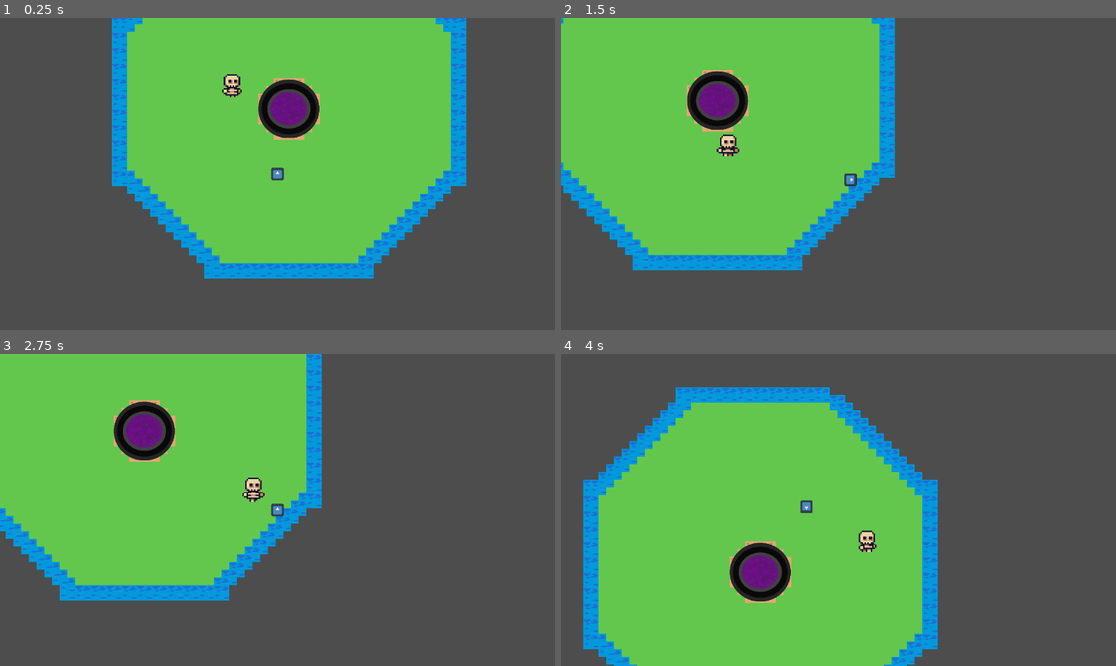
Above: before the commit, frames 1-4 (two rows, left to right).
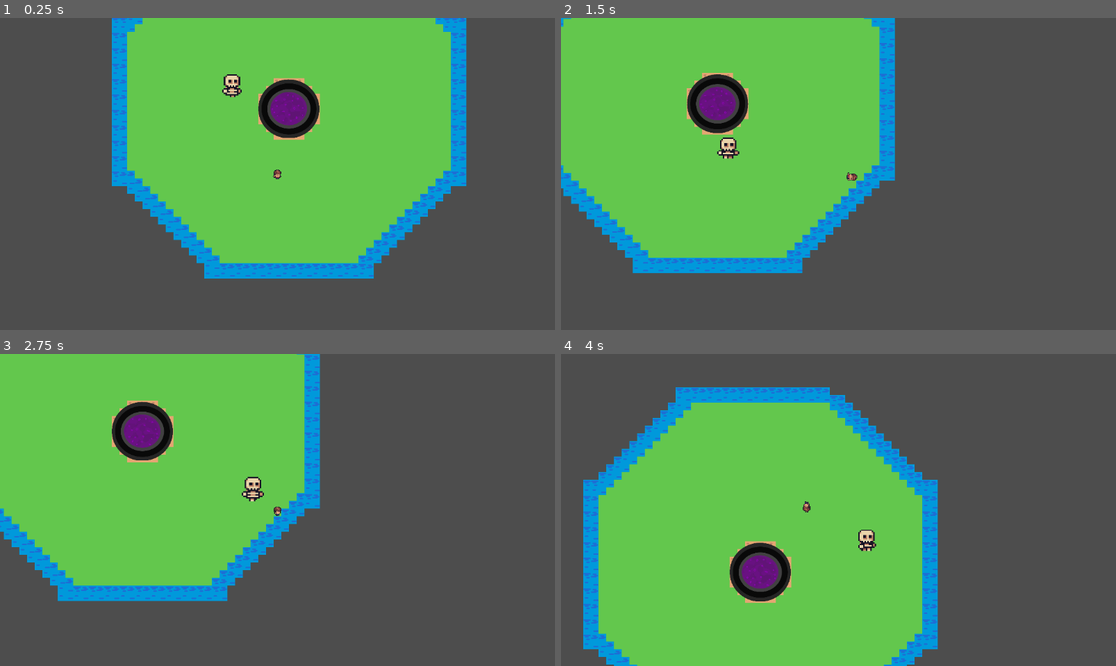
Above: after the commit, the same moments.

Repository: archimbald4488/FGJ2025
Game: Godot game, scene res://scenes/map.tscn
Two runs of this game, one before a commit and one after it. Both use one fixed random seed, a clock stepped at 60 frames per second and the inputs below. The engine's default icon, where the game draws it, is replaced by a stand-in: a white triangle on a blue panel in a dark square.
Inputs:
- Up to frame 1 (0.25 s): no input
- Up to frame 2 (1.5 s): hold D (right) 0.53-1.28 s; tap Space (attack) at 0.6, 1.35 s; hold S (down) from 1.28 s (still down)
- Up to frame 3 (2.75 s): release S (down) at 2.03 s; hold D (right) from 2.03 s (still down); tap Space (attack) at 2.1 s
- Up to frame 4 (4 s): release D (right) at 2.78 s; hold W (up) 2.78-3.53 s; tap Space (attack) at 2.85, 3.6 s; hold A (left) from 3.53 s (still down)

The runs differ from the first frame. In frame 1, 0.1% of the frame differs, in the area x 48-52%, y 47-53%; in frame 2, 3.8%, in the area x 0-61%, y 0-82%; in frame 3, 2.8%; in frame 4, 0.2%.

Commit message:
Update player sprite and new animations

Diff:
--- a/scenes/player/player.tscn
+++ b/scenes/player/player.tscn
@@ -1,20 +1,84 @@
-[gd_scene load_steps=8 format=3 uid="uid://dq1xnliwhi688"]
+[gd_scene load_steps=17 format=3 uid="uid://dq1xnliwhi688"]
 
 [ext_resource type="Script" path="res://scenes/player/player.gd" id="1_r6wso"]
-[ext_resource type="Texture2D" uid="uid://boptgkjamnnt0" path="res://icon.svg" id="2_r0s77"]
+[ext_resource type="Texture2D" uid="uid://bygp6tep2g21f" path="res://assets/Sunnyside assets/CHARACTERS/ANIMATION/BASE CHARACTER/_ARCHIVE/PNG/NO FX/spr_basecharacter_run_strip8.png" id="2_ndjrm"]
+
+[sub_resource type="AtlasTexture" id="AtlasTexture_1cade"]
+atlas = ExtResource("2_ndjrm")
+region = Rect2(0, 0, 49, 34)
+
+[sub_resource type="AtlasTexture" id="AtlasTexture_iem16"]
+atlas = ExtResource("2_ndjrm")
+region = Rect2(49, 0, 49, 34)
+
+[sub_resource type="AtlasTexture" id="AtlasTexture_1e4q2"]
+atlas = ExtResource("2_ndjrm")
+region = Rect2(98, 0, 49, 34)
+
+[sub_resource type="AtlasTexture" id="AtlasTexture_o2cre"]
+atlas = ExtResource("2_ndjrm")
+region = Rect2(147, 0, 49, 34)
+
+[sub_resource type="AtlasTexture" id="AtlasTexture_k7ld0"]
+atlas = ExtResource("2_ndjrm")
+region = Rect2(196, 0, 49, 34)
+
+[sub_resource type="AtlasTexture" id="AtlasTexture_tbl8h"]
+atlas = ExtResource("2_ndjrm")
+region = Rect2(245, 0, 49, 34)
+
+[sub_resource type="AtlasTexture" id="AtlasTexture_bscav"]
+atlas = ExtResource("2_ndjrm")
+region = Rect2(294, 0, 49, 34)
+
+[sub_resource type="AtlasTexture" id="AtlasTexture_d7m4j"]
+atlas = ExtResource("2_ndjrm")
+region = Rect2(343, 0, 49, 34)
+
+[sub_resource type="SpriteFrames" id="SpriteFrames_74g05"]
+animations = [{
+"frames": [{
+"duration": 1.0,
+"texture": SubResource("AtlasTexture_1cade")
+}, {
+"duration": 1.0,
+"texture": SubResource("AtlasTexture_iem16")
+}, {
+"duration": 1.0,
+"texture": SubResource("AtlasTexture_1e4q2")
+}, {
+"duration": 1.0,
+"texture": SubResource("AtlasTexture_o2cre")
+}, {
+"duration": 1.0,
+"texture": SubResource("AtlasTexture_k7ld0")
+}, {
+"duration": 1.0,
+"texture": SubResource("AtlasTexture_tbl8h")
+}, {
+"duration": 1.0,
+"texture": SubResource("AtlasTexture_bscav")
+}, {
+"duration": 1.0,
+"texture": SubResource("AtlasTexture_d7m4j")
+}],
+"loop": true,
+"name": &"Idle animation",
+"speed": 5.0
+}]
+
+[sub_resource type="RectangleShape2D" id="RectangleShape2D_5mqle"]
+size = Vector2(89, 127)
 
 [sub_resource type="RectangleShape2D" id="RectangleShape2D_csgm2"]
 size = Vector2(99, 72)
-
-[sub_resource type="RectangleShape2D" id="RectangleShape2D_5mqle"]
-size = Vector2(120, 120)
 
 [sub_resource type="Animation" id="Animation_u8ied"]
 length = 0.001
 tracks/0/type = "value"
 tracks/0/imported = false
 tracks/0/enabled = true
-tracks/0/path = NodePath("Sprite2D/Attack/CollisionShape2D:disabled")
+tracks/0/path = NodePath("Attack/CollisionShape2D:disabled")
 tracks/0/interp = 1
 tracks/0/loop_wrap = true
 tracks/0/keys = {
@@ -29,7 +93,7 @@
 tracks/0/type = "value"
 tracks/0/imported = false
 tracks/0/enabled = true
-tracks/0/path = NodePath("Sprite2D/Attack/CollisionShape2D:disabled")
+tracks/0/path = NodePath("Attack/CollisionShape2D:disabled")
 tracks/0/interp = 1
 tracks/0/loop_wrap = true
 tracks/0/keys = {
@@ -53,26 +117,32 @@
 health = 5
 damage = 1
 
-[node name="Sprite2D" type="Sprite2D" parent="."]
-texture = ExtResource("2_r0s77")
+[node name="Sprite2D" type="AnimatedSprite2D" parent="."]
+position = Vector2(11, -32)
+scale = Vector2(6, 6.323)
+sprite_frames = SubResource("SpriteFrames_74g05")
+animation = &"Idle animation"
+autoplay = "Idle animation"
+frame_progress = 0.242315
 
-[node name="Attack" type="Area2D" parent="Sprite2D"]
+[node name="CollisionShape2D" type="CollisionShape2D" parent="."]
+position = Vector2(-5.5, -2.5)
+shape = SubResource("RectangleShape2D_5mqle")
+
+[node name="Attack2" type="Area2D" parent="CollisionShape2D"]
+position = Vector2(0, -1)
 collision_layer = 2
 collision_mask = 4
 
-[node name="CollisionShape2D" type="CollisionShape2D" parent="Sprite2D/Attack"]
-position = Vector2(100, 0)
+[node name="CollisionShape2D" type="CollisionShape2D" parent="CollisionShape2D/Attack2"]
+position = Vector2(94.5, -0.5)
 shape = SubResource("RectangleShape2D_csgm2")
 disabled = true
 debug_color = Color(0.998738, 0, 0.133982, 0.42)
-
-[node name="CollisionShape2D" type="CollisionShape2D" parent="."]
-position = Vector2(0, 1)
-shape = SubResource("RectangleShape2D_5mqle")
 
 [node name="Attack" type="AnimationPlayer" parent="."]
 libraries = {
 "": SubResource("AnimationLibrary_64o0e")
 }
 
-[connection signal="body_entered" from="Sprite2D/Attack" to="." method="_on_attack_body_entered"]
+[connection signal="body_entered" from="CollisionShape2D/Attack2" to="." method="_on_attack_body_entered"]
